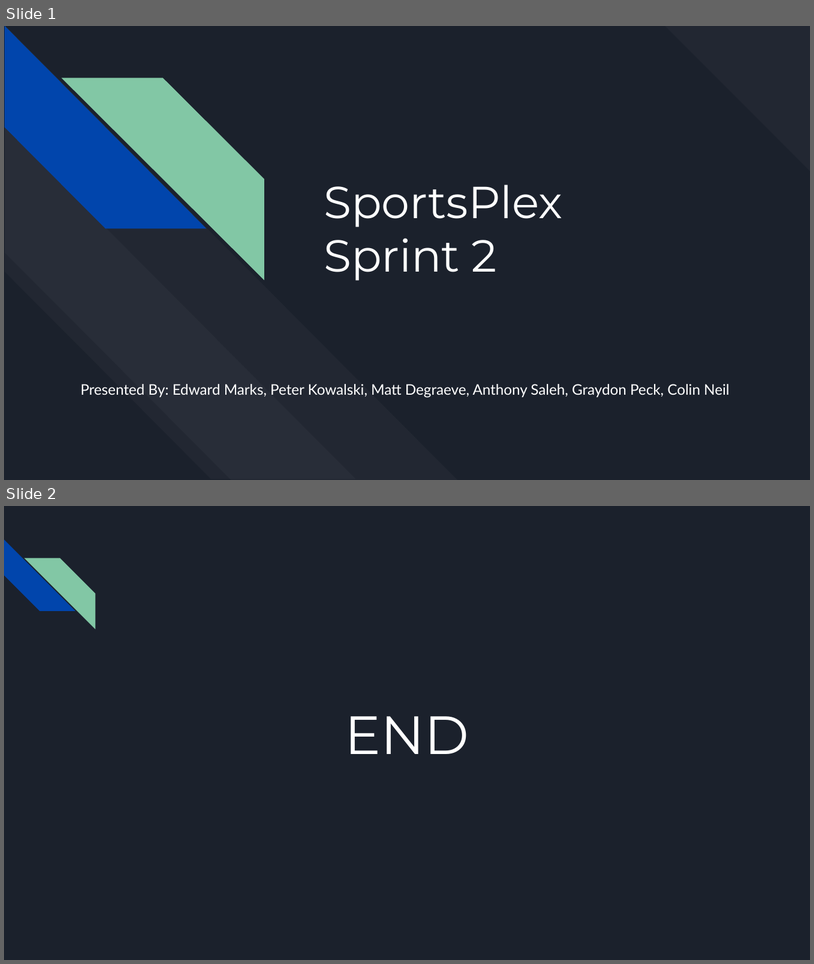
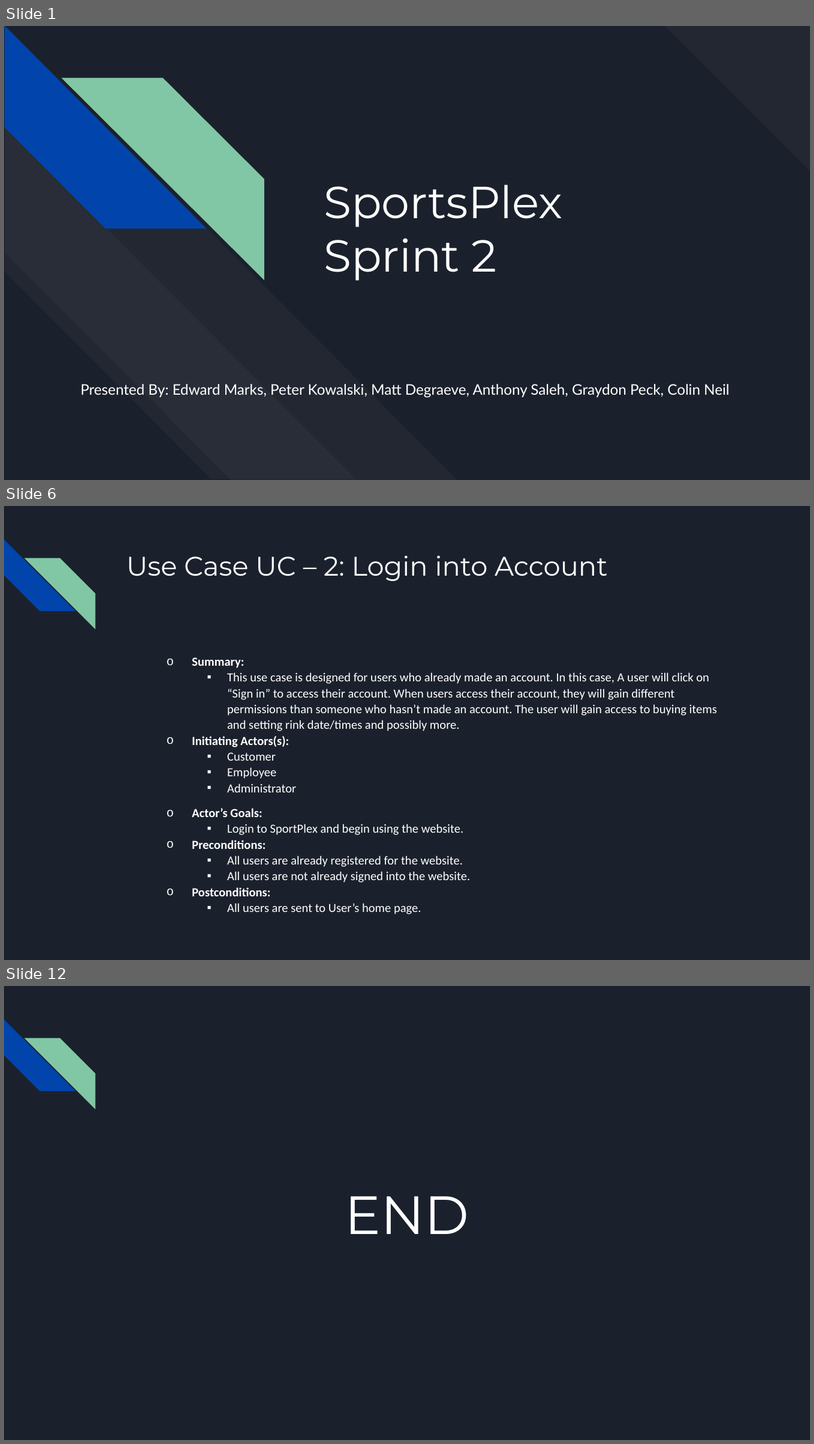
Before and after one commit to GraydonPeck/CSI4999Project, a slide deck: Documentation/4999 - Sprint2.pptx. Shown one above the other, each under a label of ours: slides 1 and 2 before the commit, slides 1, 6 and 12 after it; the slides between them are not shown. The pictures are 814x964 and 814x1444 pixels, drawn with LibreOffice and Linux fonts; fonts in the diff are those of the drawing. Boxes give left, top, right and bottom in pixels: in the first picture for what was removed or moved away, otherwise in the second. Text is boxed around its words. In the diff, an @@ line names an element or a change of style, - is before the commit and + after.

```diff
--- a/Documentation/4999 - Sprint2.pptx
+++ b/Documentation/4999 - Sprint2.pptx
@@ slide 6 added at <box>4,506,810,960</box>, background #1B212C; not listed: 2 template elements that a slide beside it also shows @@
@@ title added at <box>126,555,608,581</box>, 24 pt, text #FFFFFF @@
+Use Case UC – 2: Login into Account
@@ text added at <box>192,657,717,914</box>, 11 pt, text #FFFFFF @@
+  o Summary:
+    ▪ This use case is designed for users who already made an account. In this case, A user will click on “Sign in” to access their account. When users access their account, they will gain different permissions than someone who hasn’t made an account. The user will gain access to buying items and setting rink date/times and possibly more.
+  o Initiating Actors(s):
+    ▪ Customer
+    ▪ Employee
+    ▪ Administrator
+  o Actor’s Goals:
+    ▪ Login to SportPlex and begin using the website.
+  o Preconditions:
+    ▪ All users are already registered for the website.
+    ▪ All users are not already signed into the website.
+  o Postconditions:
+    ▪ All users are sent to User’s home page.
@@ what was slide 2 is now slide 12 @@
```
Also in this commit, not shown: 9 other slides added, 2 other files.
